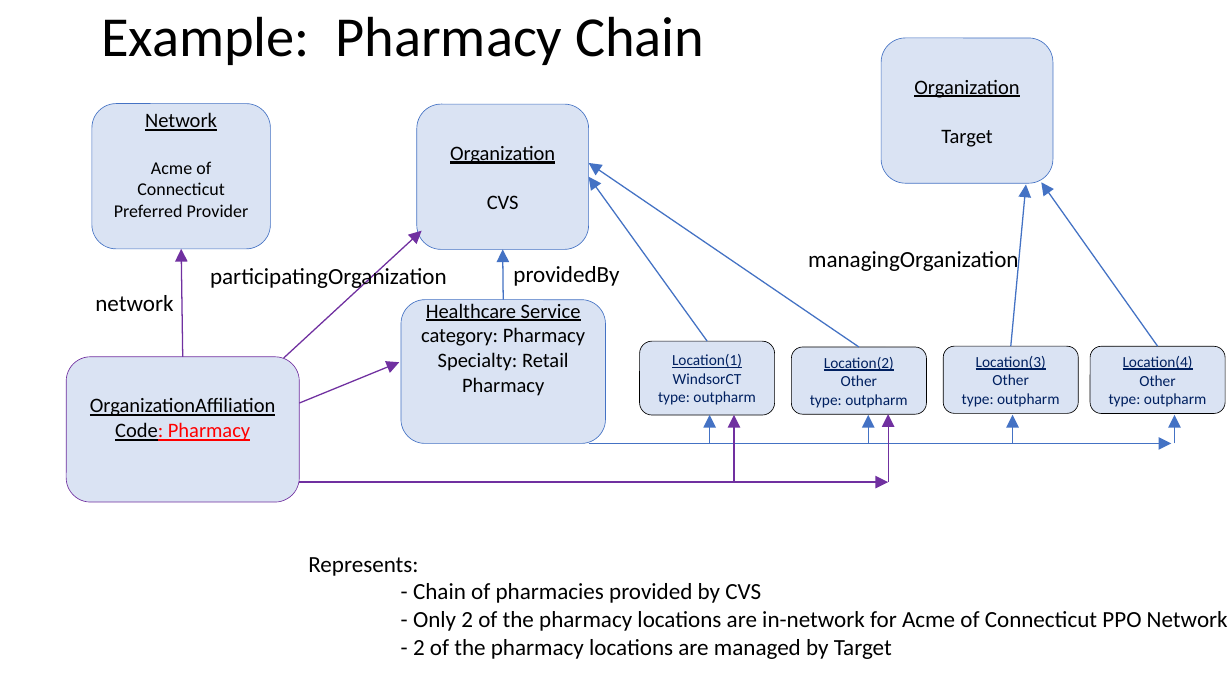
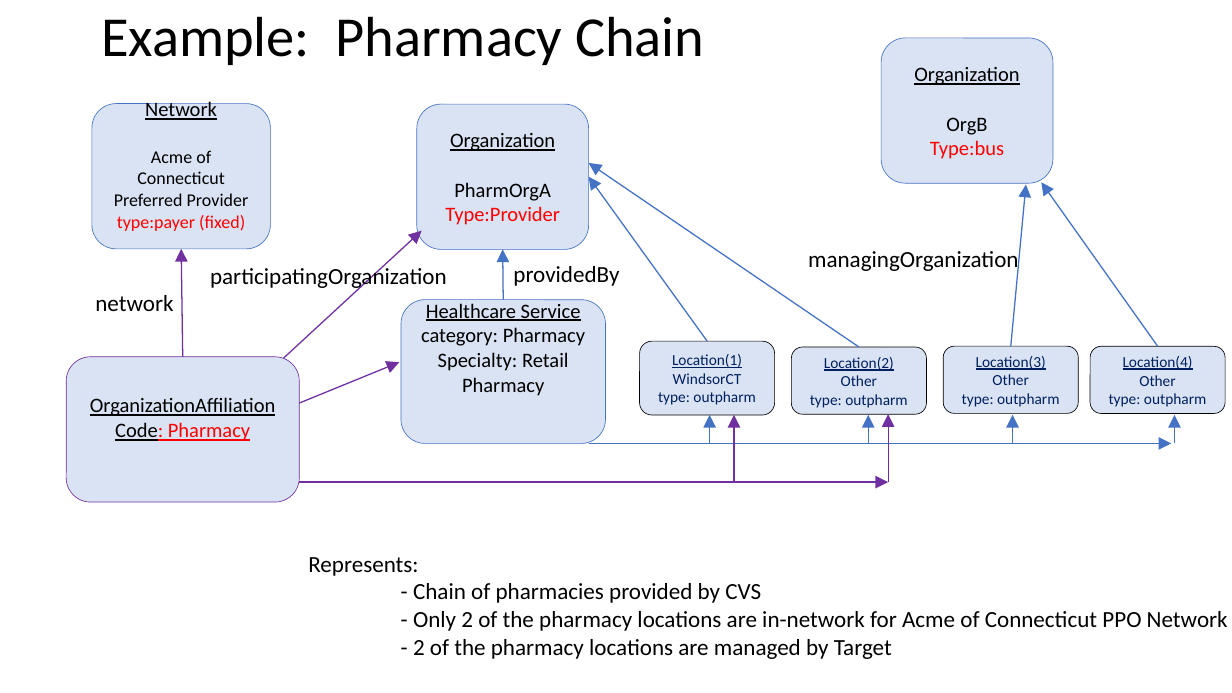
Before and after one commit to HL7/davinci-pdex-plan-net, a slide deck: slide 6 of fsh/ig-data/input/images/patterns.pptx. Drawn at 1232x693 pixels with LibreOffice and Linux fonts; fonts in the diff are those of the drawing. Boxes give left, top, right and bottom in pixels: in the first picture for what was removed or moved away, otherwise in the second. Text is boxed around its words. In the diff, an @@ line names an element or a change of style, - is before the commit and + after.

Commit message:
added Insurance Examples including Geojson

```diff
--- a/fsh/ig-data/input/images/patterns.pptx
+++ b/fsh/ig-data/input/images/patterns.pptx
@@ text in rounded rectangle at box(914, 67, 1019, 159): text changed @@
-Organization
-Target
+Organization
+OrgB
+Type:bus
@@ text in rounded rectangle at box(114, 150, 249, 231): text changed @@
-Acme of Connecticut Preferred Provider
+Acme of Connecticut Preferred Provider
+type:payer (fixed)
@@ text in rounded rectangle at box(445, 182, 560, 225): text changed @@
-Organization
-CVS
+Organization
+PharmOrgA
+Type:Provider
```
Also in this commit, not shown: 3 other slides changed, 1 slide removed, 1 other file.
